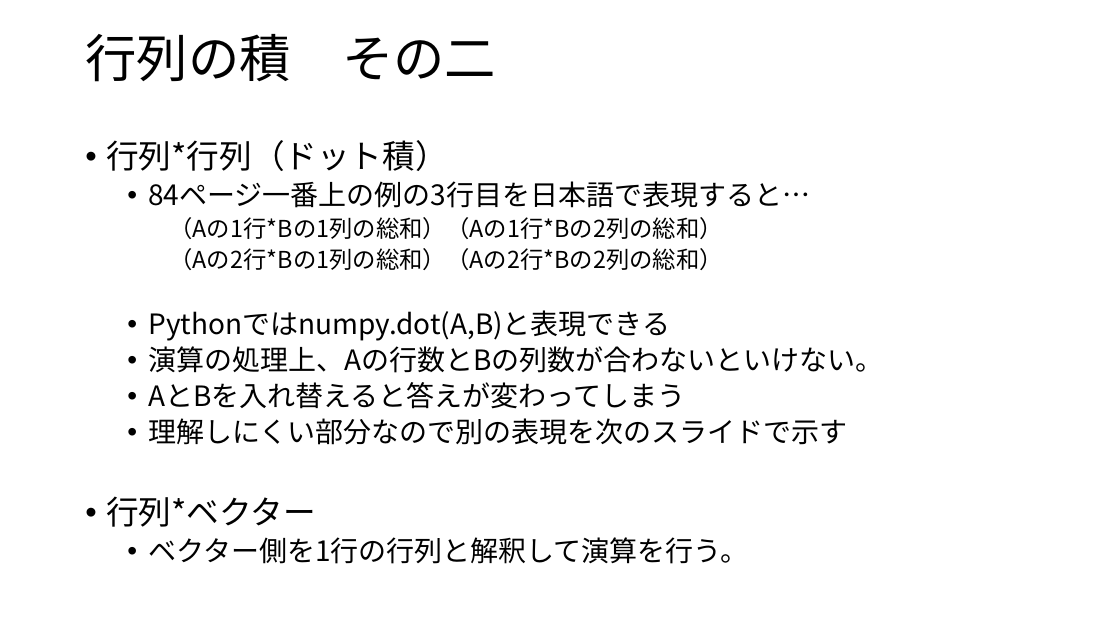
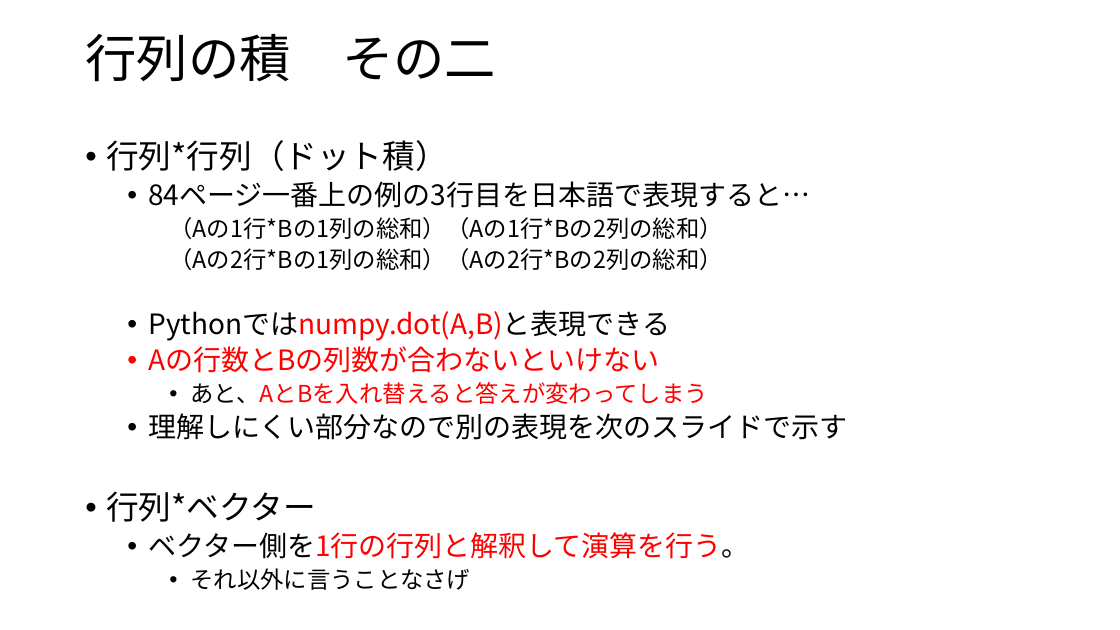
Before and after one commit to Ushiris/Rinkou, a slide deck: slide 10 of はじめてのディープラーニング.pptx (slide 9 before the commit). Drawn at 1120x630 pixels with LibreOffice and Linux fonts; fonts in the diff are those of the drawing. Boxes give left, top, right and bottom in pixels: in the first picture for what was removed or moved away, otherwise in the second. Text is boxed around its words. In the diff, an @@ line names an element or a change of style, - is before the commit and + after.

```diff
--- a/はじめてのディープラーニング.pptx
+++ b/はじめてのディープラーニング.pptx
@@ text at (x1=148, y1=310, x2=750, y2=559): text colour #000000 to #FF0000 in "Pythonではnumpy.dot(A,B)と表現できる", "ベクター側を1行の行列と解釈して演算を行う。" @@
@@ text at (x1=148, y1=346, x2=708, y2=404): text changed; size 24 to 20 pt; text colour #000000 to #FF0000 @@
-  • 演算の処理上、Aの行数とBの列数が合わないといけない。
-  • AとBを入れ替えると答えが変わってしまう
+  • Aの行数とBの列数が合わないといけない
+    • あと、AとBを入れ替えると答えが変わってしまう
@@ text at (x1=190, y1=568, x2=470, y2=590): paragraph added @@
+    • それ以外に言うことなさげ
```
Also in this commit, not shown: 5 other slides changed, 10 slides added.
